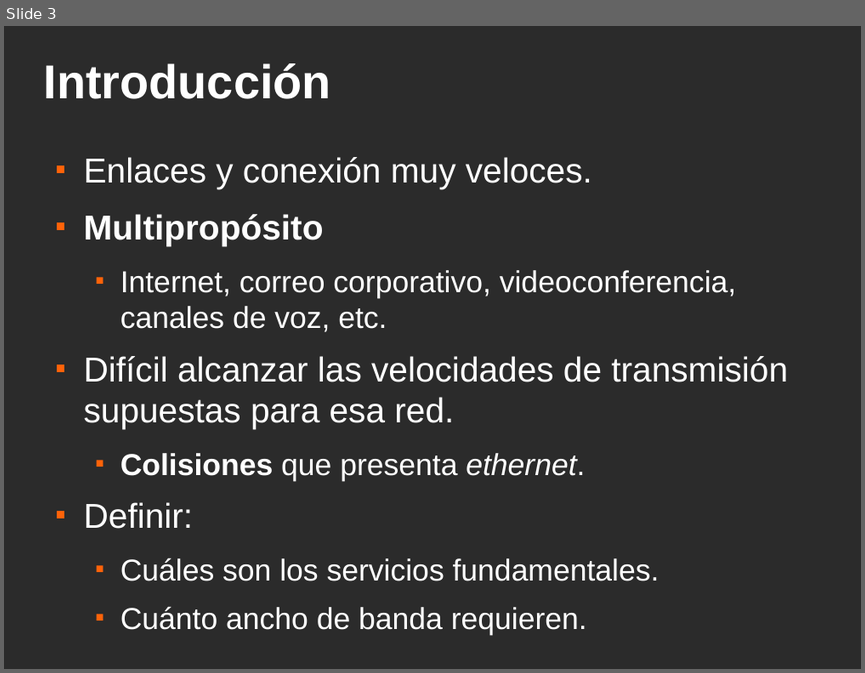
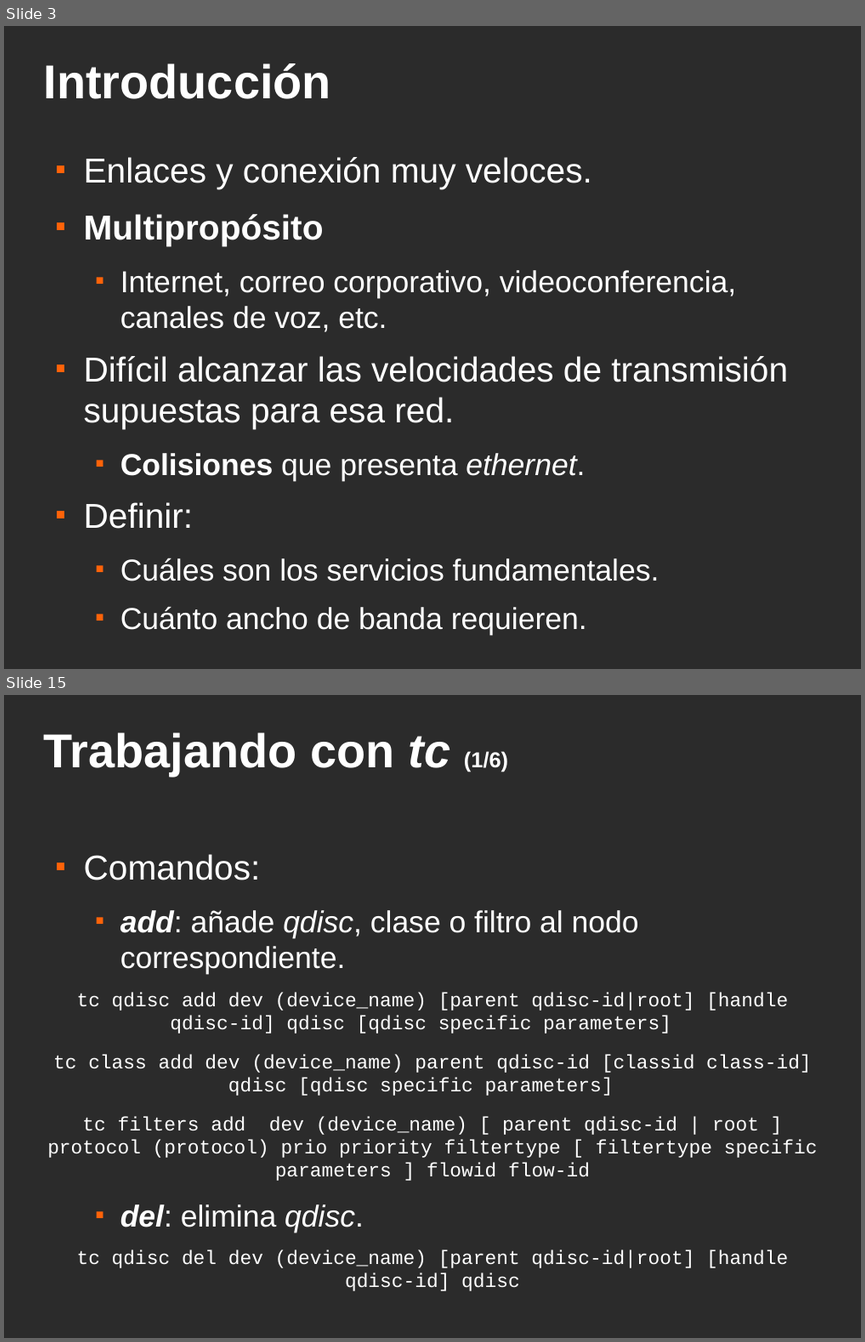
Before and after one commit to srug86/trabajos5oesi.pirs, a slide deck: present/slices.odp. Shown one above the other, each under a label of ours: slide 3 before the commit, slides 3 and 15 after it; the slides between them are not shown. The pictures are 865x673 and 865x1342 pixels, drawn with LibreOffice and Linux fonts; fonts in the diff are those of the drawing; background and template pictures are left out; a plain dark background stands for a picture behind light text. Boxes give left, top, right and bottom in pixels: in the first picture for what was removed or moved away, otherwise in the second. Text is boxed around its words. In the diff, an @@ line names an element or a change of style, - is before the commit and + after.

```diff
--- a/present/slices.odp
+++ b/present/slices.odp
@@ slide 15 added at bbox=[4, 695, 861, 1338], background picture (left out) @@
@@ title added at bbox=[44, 732, 508, 776], 44 pt, text #FFFFFF, bold @@
+Trabajando con tc (1/6)
@@ text added at bbox=[47, 854, 817, 1268], 18 pt, text #FFFFFF @@
+■ Comandos:
+  ■ add: añade qdisc, clase o filtro al nodo correspondiente.
+tc qdisc add dev (device_name) [parent qdisc-id|root] [handle qdisc-id] qdisc [qdisc specific parameters]
+tc class add dev (device_name) parent qdisc-id [classid class-id] qdisc [qdisc specific parameters]
+tc filters add dev (device_name) [ parent qdisc-id | root ] protocol (protocol) prio priority filtertype [ filtertype specific parameters ] flowid flow-id
+  ■ del: elimina qdisc.
+tc qdisc del dev (device_name) [parent qdisc-id|root] [handle qdisc-id] qdisc
```
Also in this commit, not shown: 11 slides changed, 7 other slides added, 1 other file.
